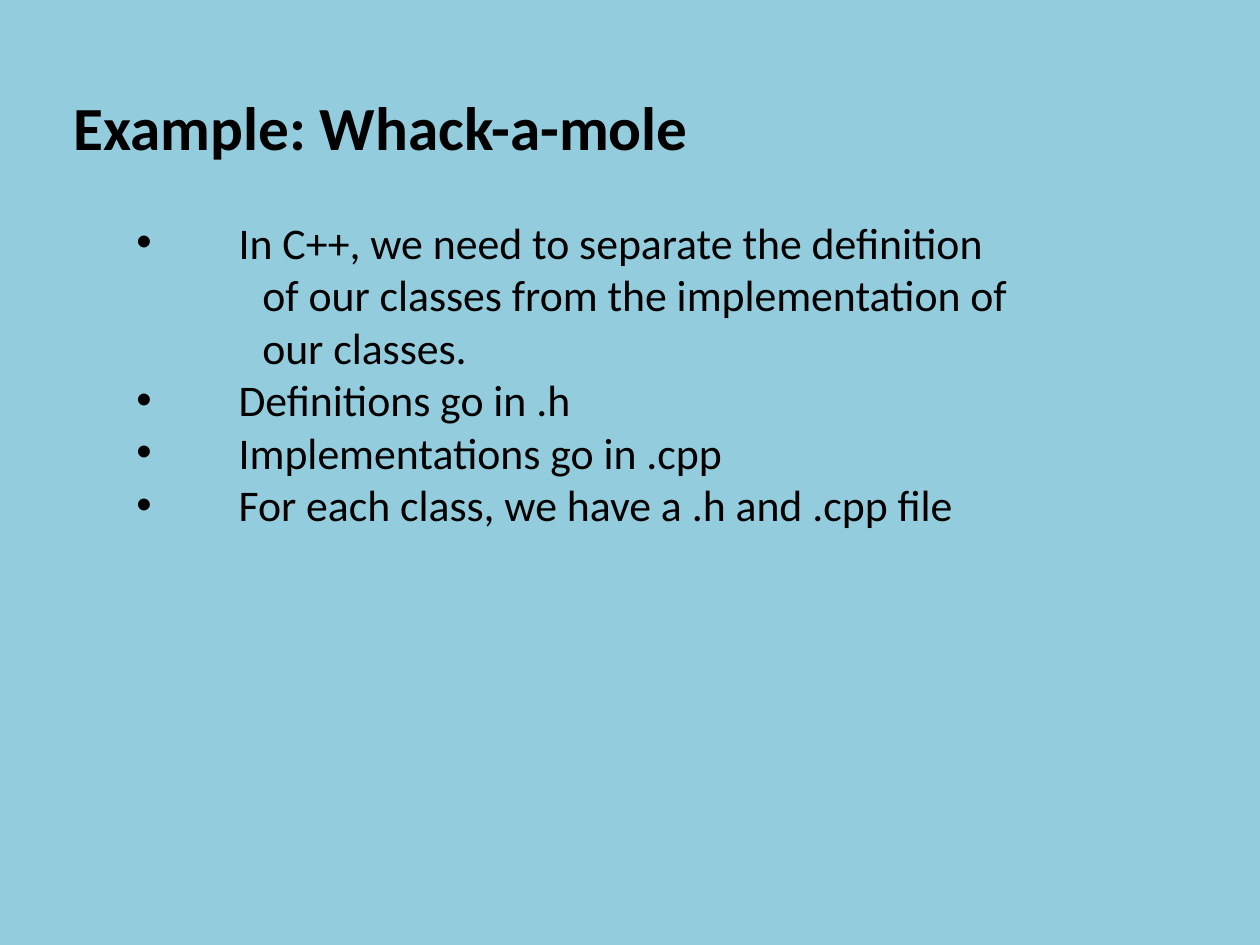
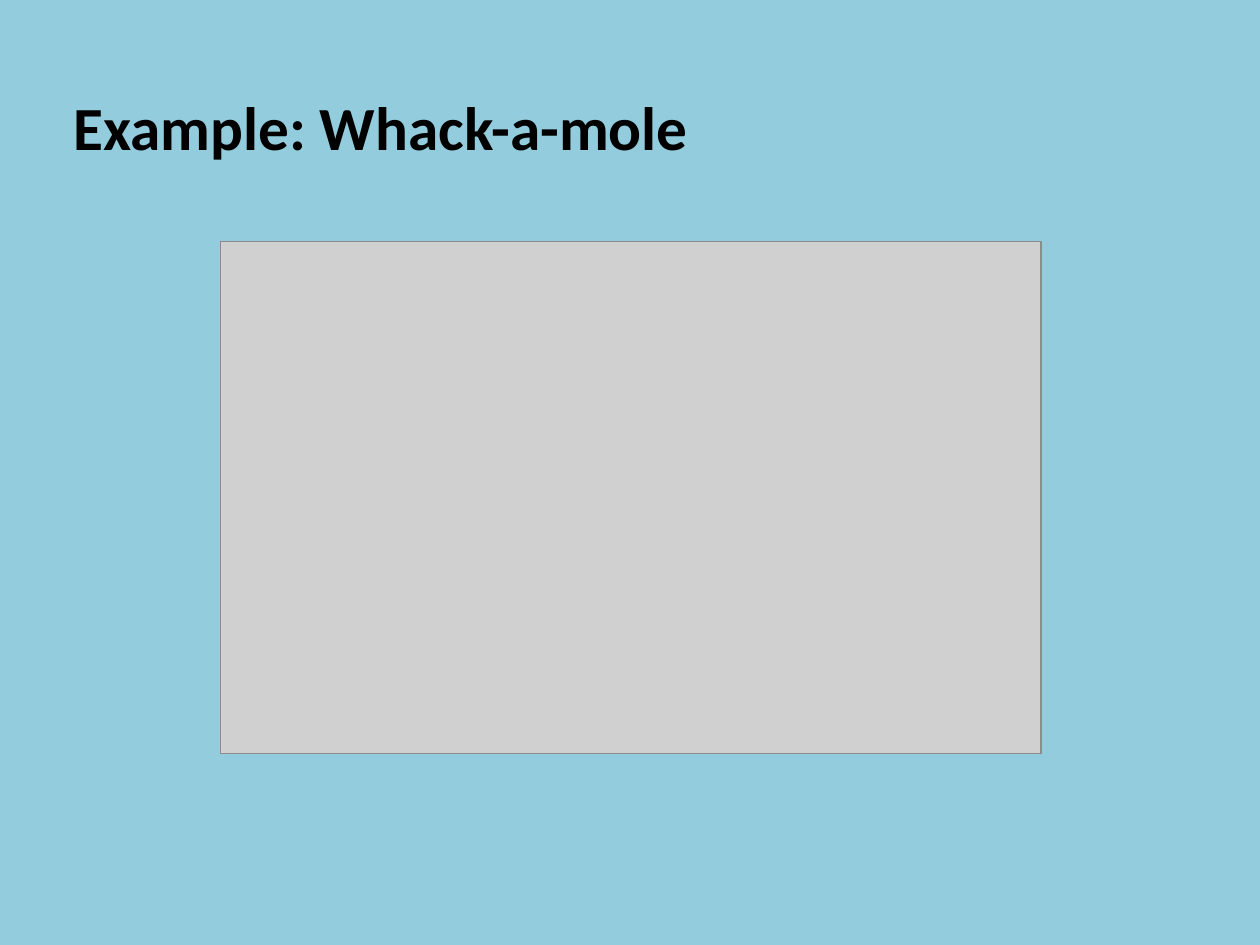
Before and after one commit to szetko/course-materials, a slide deck: slide 5 of Programming 4/02.2 Event Loops/02.2 Event Loops.pptx. Drawn at 1260x945 pixels with LibreOffice and Linux fonts; fonts in the diff are those of the drawing; grey boxes stand for pictures. Boxes give left, top, right and bottom in pixels: in the first picture for what was removed or moved away, otherwise in the second. Text is boxed around its words. In the diff, an @@ line names an element or a change of style, - is before the commit and + after.

```diff
--- a/Programming 4/02.2 Event Loops/02.2 Event Loops.pptx
+++ b/Programming 4/02.2 Event Loops/02.2 Event Loops.pptx
@@ text at <box>239,228,1006,528</box>: paragraphs removed @@
-    • In C++, we need to separate the definition
-    of our classes from the implementation of
-    our classes.
-    • Definitions go in .h
-    • Implementations go in .cpp
-    • For each class, we have a .h and .cpp file
@@ picture added at <box>220,242,1041,755</box> @@
```
Also in this commit, not shown: 3 other slides changed, 18 slides added, 21 slides removed, 2 other files.
